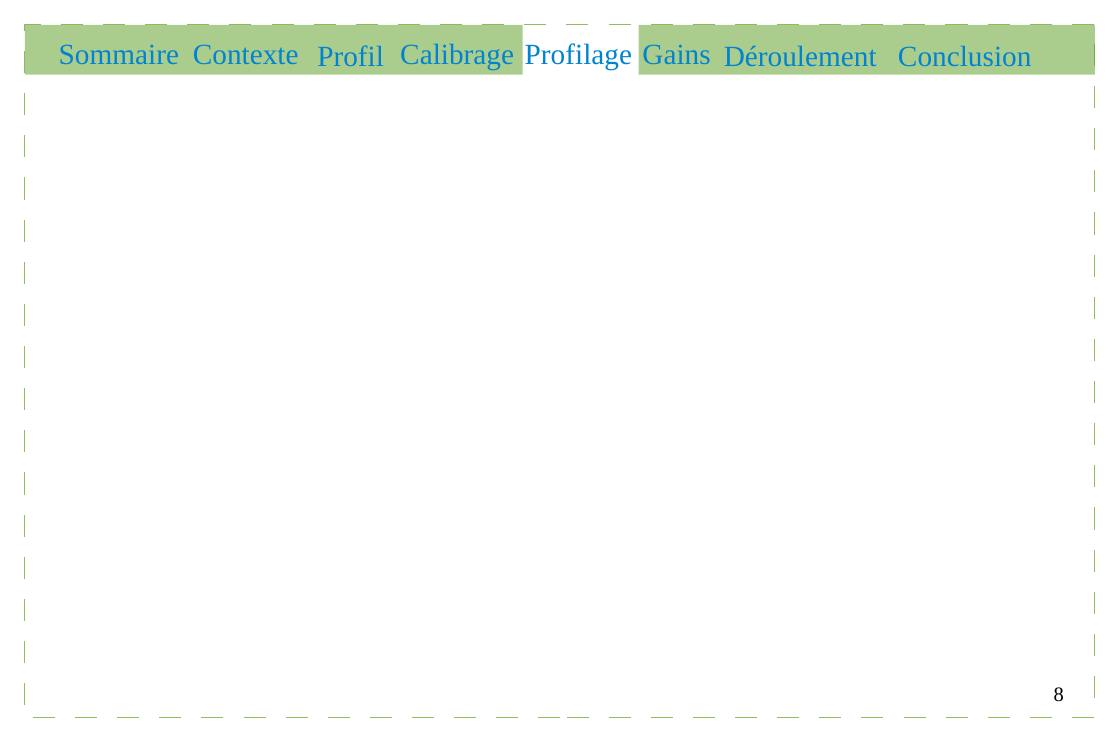
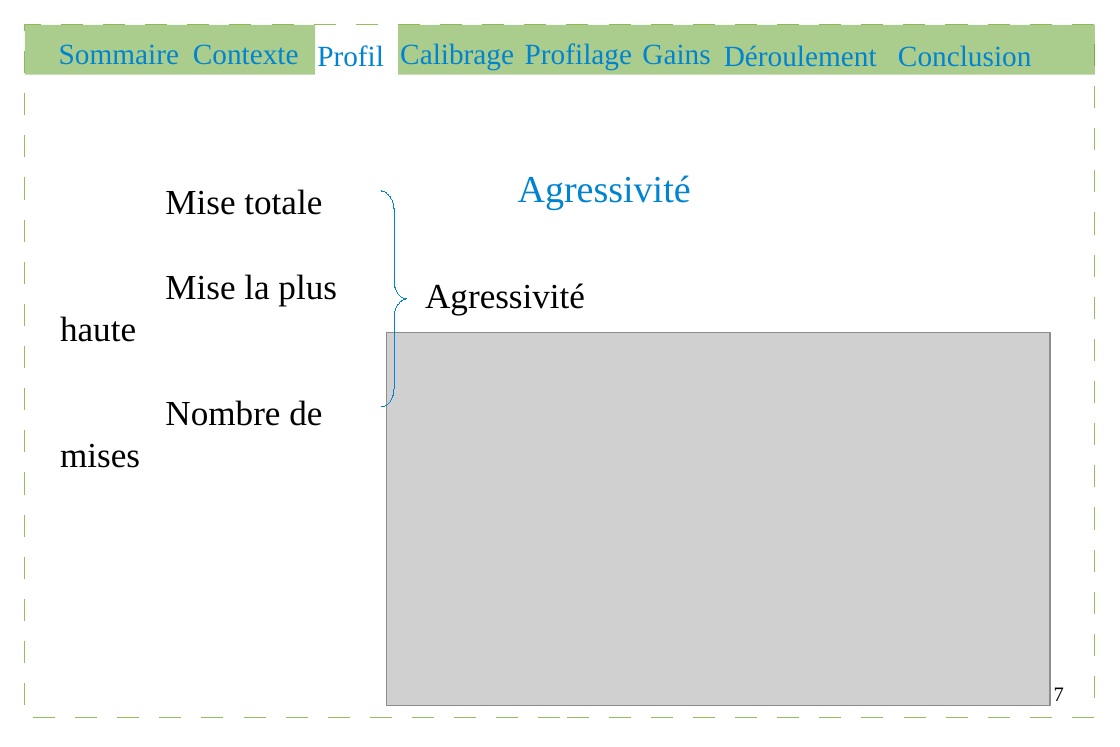
Before and after one commit to Gouga34/TERM1_Poker, a slide deck: slide 7 of Soutenance/presentation.odp (slide 8 before the commit). Drawn at 1120x747 pixels with LibreOffice and Linux fonts; fonts in the diff are those of the drawing; grey boxes stand for pictures. Boxes give left, top, right and bottom in pixels: in the first picture for what was removed or moved away, otherwise in the second. Text is boxed around its words. In the diff, an @@ line names an element or a change of style, - is before the commit and + after.

```diff
--- a/Soutenance/presentation.odp
+++ b/Soutenance/presentation.odp
@@ rectangle resized from (x1=25, y1=25, x2=523, y2=75) to (x1=25, y1=25, x2=316, y2=75) @@
@@ rectangle resized from (x1=638, y1=25, x2=1095, y2=75) to (x1=398, y1=25, x2=1095, y2=75) @@
@@ text added at (x1=518, y1=175, x2=691, y2=209), 26 pt, text #0084D1 @@
+Agressivité
@@ text added at (x1=60, y1=189, x2=337, y2=468), 24 pt, text #000000 @@
+Mise totale
+Mise la plus haute
+Nombre de mises
@@ freeform shape added at (x1=381, y1=191, x2=407, y2=407), outline #0084D1 0 pt @@
@@ text added at (x1=425, y1=283, x2=585, y2=315), 24 pt, text #000000 @@
+Agressivité
@@ picture added at (x1=387, y1=333, x2=1050, y2=706) @@
@@ page number at (x1=1054, y1=687, x2=1064, y2=701): text changed @@
-8
+7
```
Also in this commit, not shown: 10 other slides changed, 5 slides added, 2 other files.
